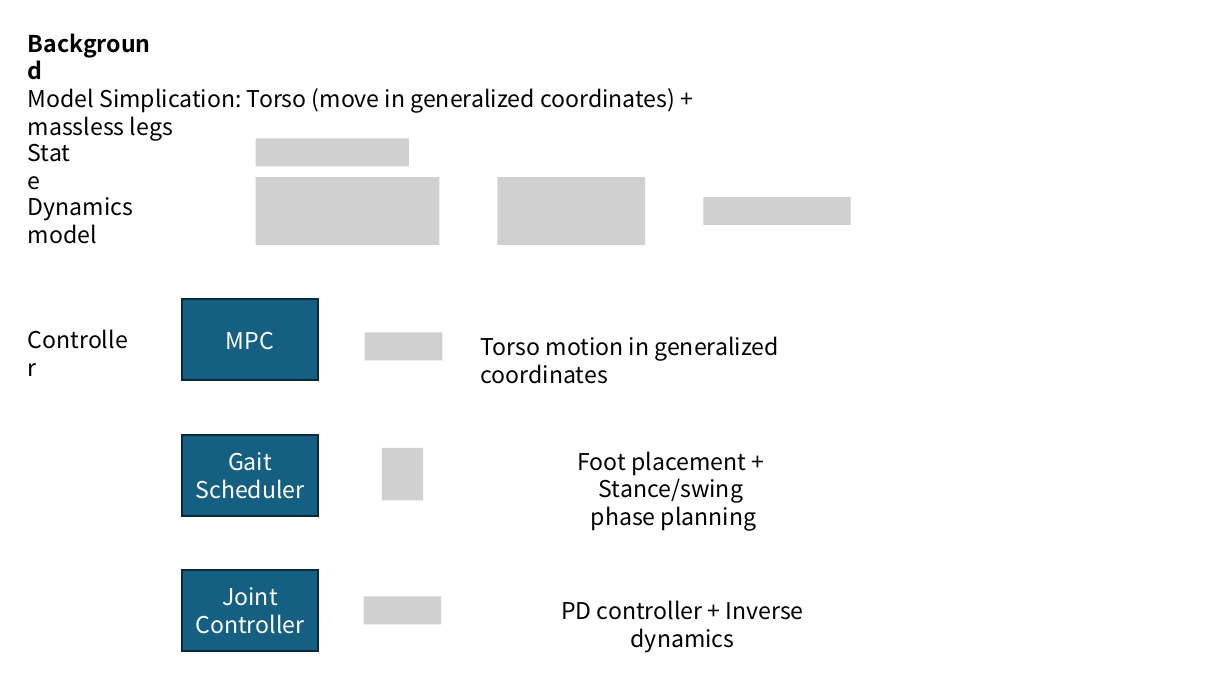
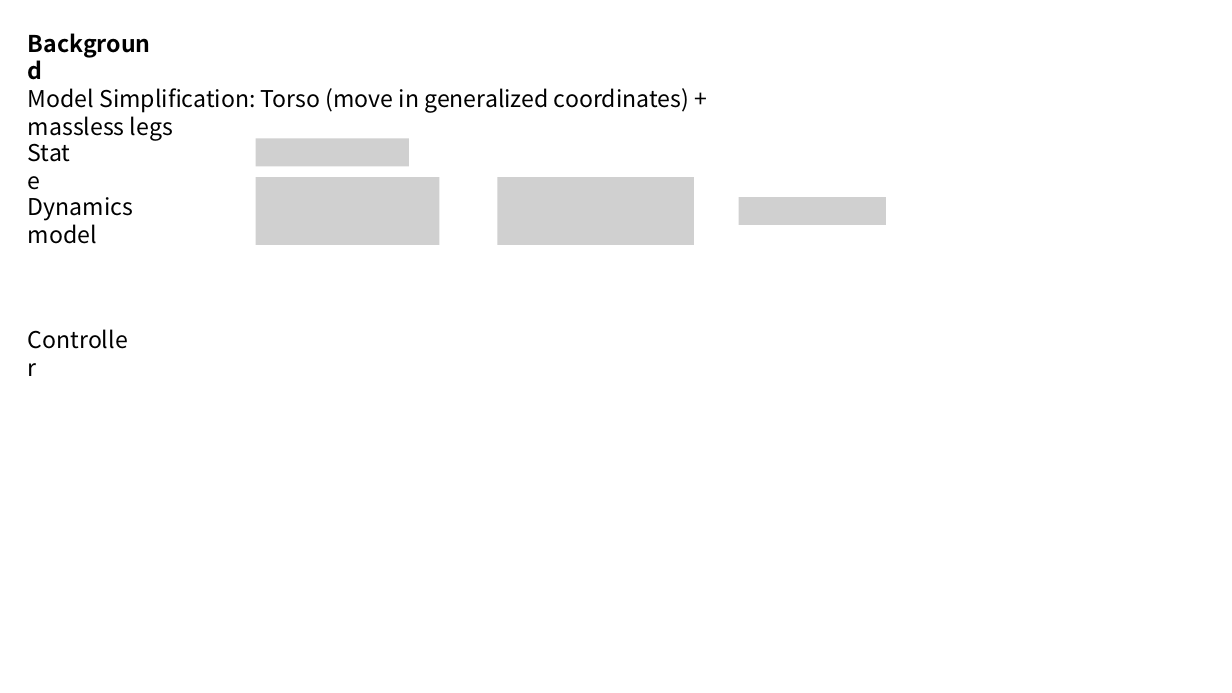
Before and after one commit to Meilili031010/locomotion-dynamics, a slide deck: slide 5 of pre.pptx (slide 2 before the commit). Drawn at 1232x693 pixels with LibreOffice and Linux fonts; fonts in the diff are those of the drawing; grey boxes stand for pictures. Boxes give left, top, right and bottom in pixels: in the first picture for what was removed or moved away, otherwise in the second. Text is boxed around its words. In the diff, an @@ line names an element or a change of style, - is before the commit and + after.

```diff
--- a/pre.pptx
+++ b/pre.pptx
@@ text at [28, 88, 689, 140]: text changed @@
-Model Simplication: Torso (move in generalized coordinates) + massless legs
+Model Simplification: Torso (move in generalized coordinates) + massless legs
@@ picture: place and size @@
-picture at [497, 177, 645, 246]
+picture at [497, 177, 693, 246]
@@ picture: place and size @@
-picture at [703, 197, 850, 225]
+picture at [738, 197, 885, 225]
@@ rectangle removed at [182, 299, 319, 381] @@
-MPC
@@ picture removed at [365, 333, 443, 360] @@
@@ text removed at [481, 336, 778, 384] @@
-Torso motion in generalized coordinates
@@ rectangle removed at [182, 435, 319, 517] @@
-Gait Scheduler
@@ picture removed at [382, 448, 423, 501] @@
@@ text removed at [578, 451, 756, 531] @@
-Foot placement + Stance/swing
-phase planning
@@ rectangle removed at [182, 570, 319, 652] @@
-Joint
-Controller
@@ picture removed at [364, 597, 442, 625] @@
@@ text removed at [561, 602, 804, 652] @@
-PD controller + Inverse dynamics
```
Also in this commit, not shown: 1 other slide changed, 2 slides added, 1 slide removed.
